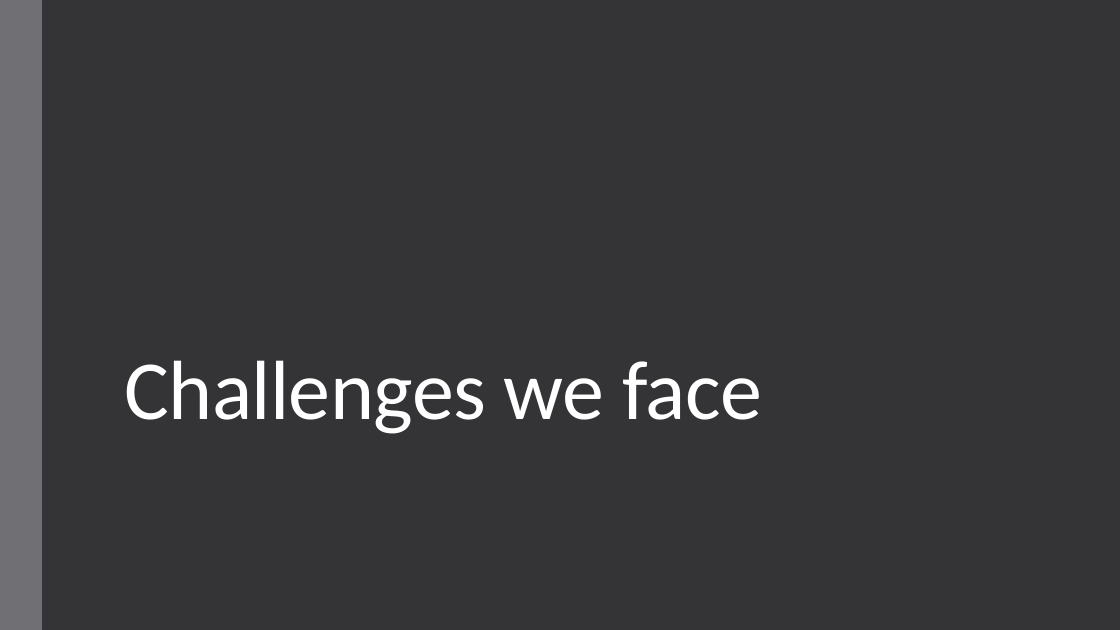
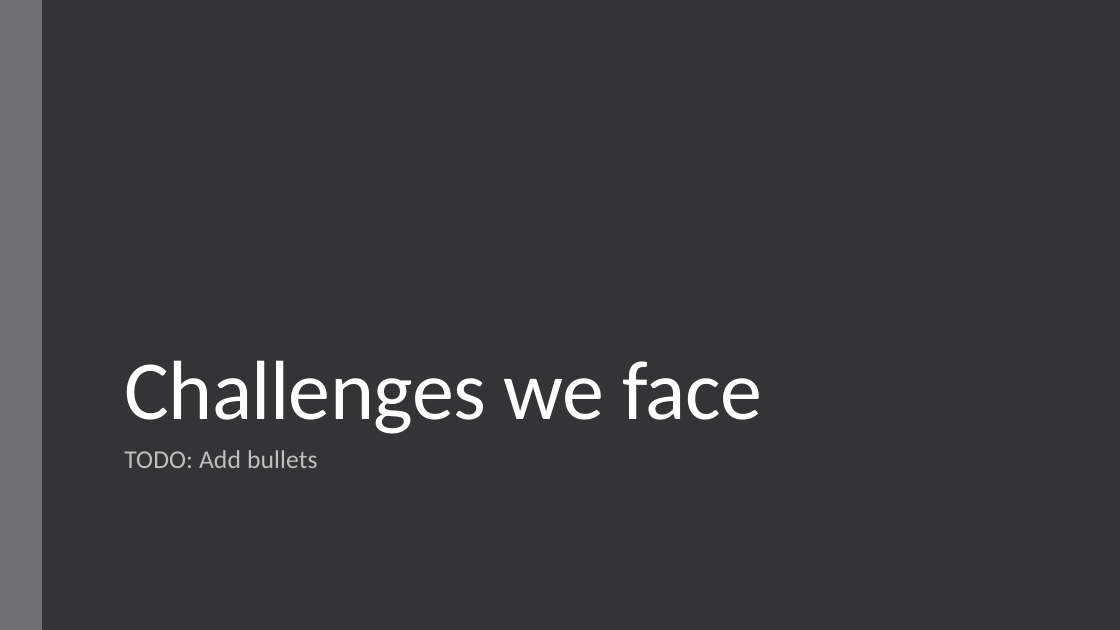
Before and after one commit to andrii-litvinov/event-driven-mongodb, a slide deck: slide 3 of t18-event-mongodb.pptx (slide 2 before the commit). Drawn at 1120x630 pixels with LibreOffice and Linux fonts; fonts in the diff are those of the drawing. Boxes give left, top, right and bottom in pixels: in the first picture for what was removed or moved away, otherwise in the second. Text is boxed around its words. In the diff, an @@ line names an element or a change of style, - is before the commit and + after.

```diff
--- a/t18-event-mongodb.pptx
+++ b/t18-event-mongodb.pptx
@@ subtitle added at (x1=124, y1=450, x2=318, y2=468), 22 pt, text #BFBFBF @@
+TODO: Add bullets
```
Also in this commit, not shown: 2 slides added, 1 slide removed.
